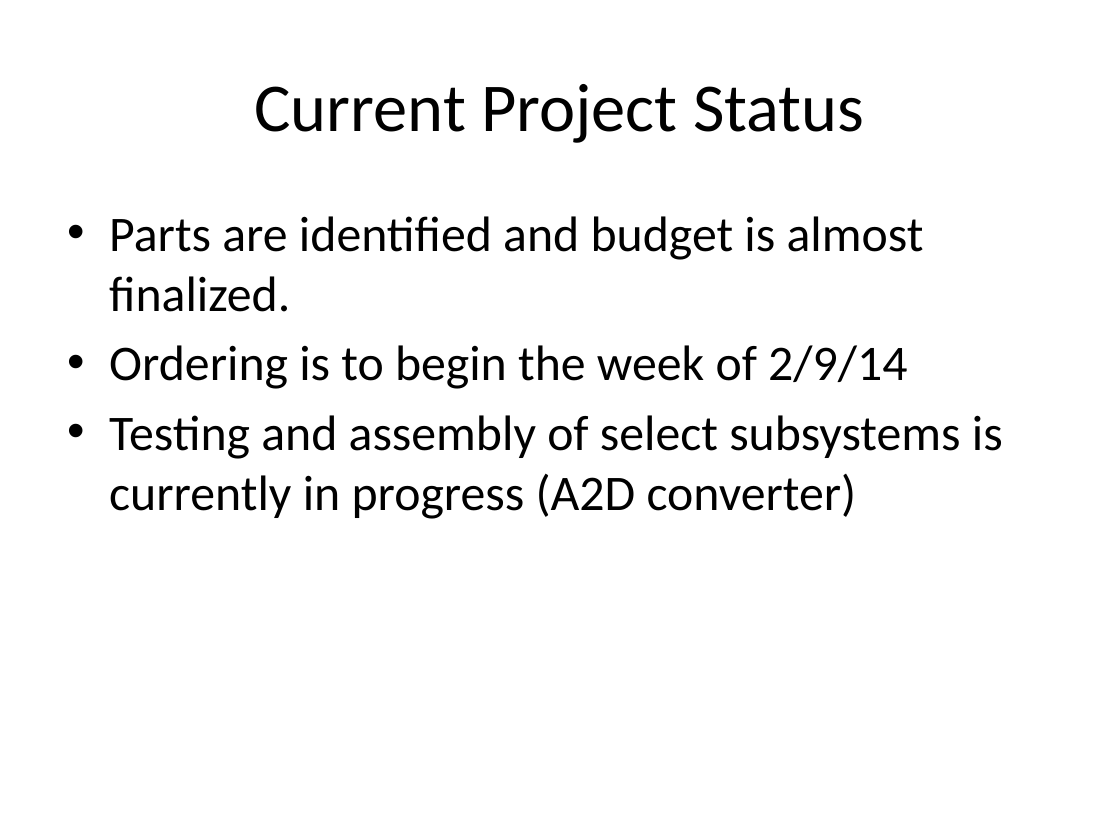
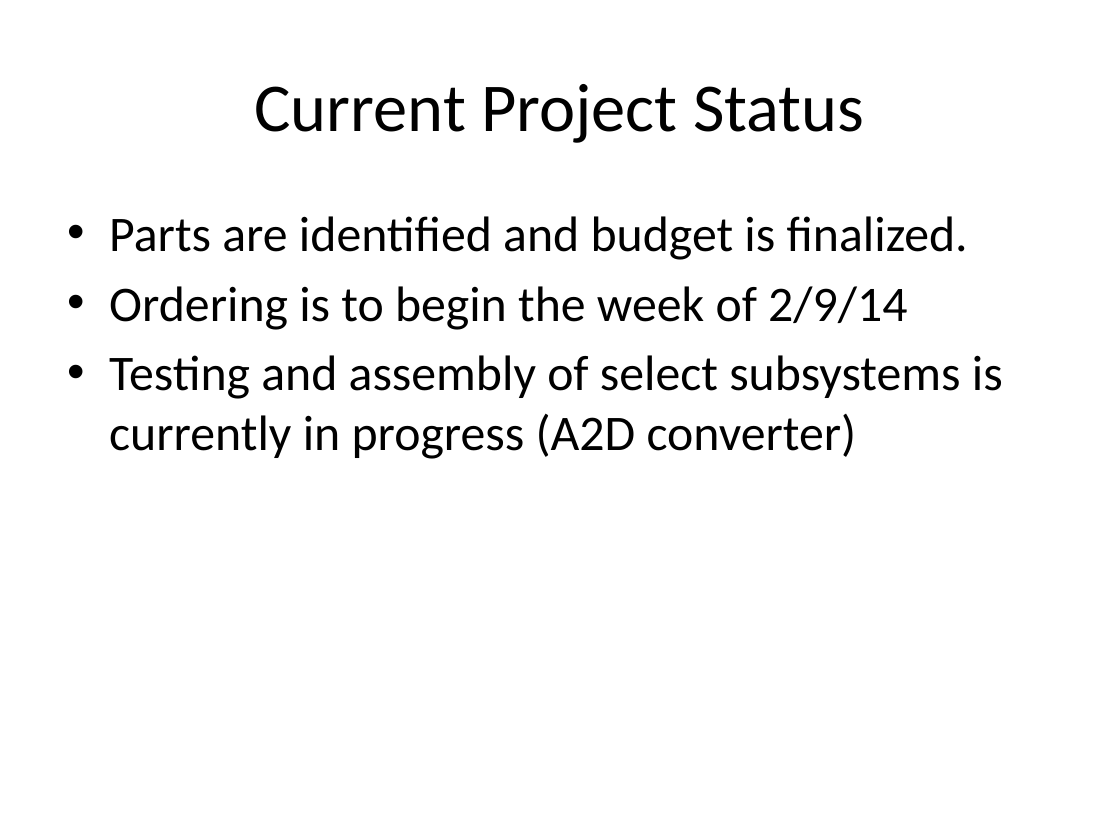
Before and after one commit to TheBengineer/Bridge-Tester, a slide deck: slide 15 of Presentations/February 10, 2014/Bridge Tester.pptx (slide 14 before the commit). Drawn at 1120x840 pixels with LibreOffice and Linux fonts; fonts in the diff are those of the drawing. Boxes give left, top, right and bottom in pixels: in the first picture for what was removed or moved away, otherwise in the second. Text is boxed around its words. In the diff, an @@ line names an element or a change of style, - is before the commit and + after.

```diff
--- a/Presentations/February 10, 2014/Bridge Tester.pptx
+++ b/Presentations/February 10, 2014/Bridge Tester.pptx
@@ text at <box>109,216,968,260</box>: text changed @@
-• Parts are identified and budget is almost finalized.
+• Parts are identified and budget is finalized.
```
Also in this commit, not shown: 5 other slides changed, 3 slides added, 2 slides removed, 1 other file.
